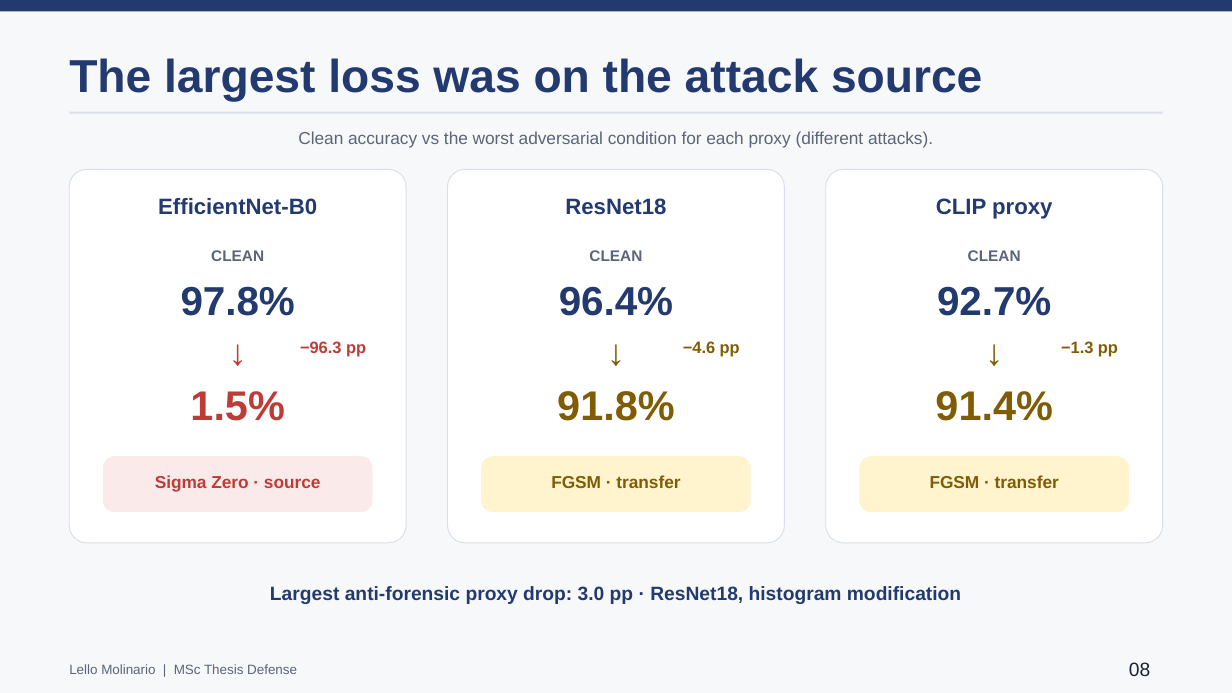
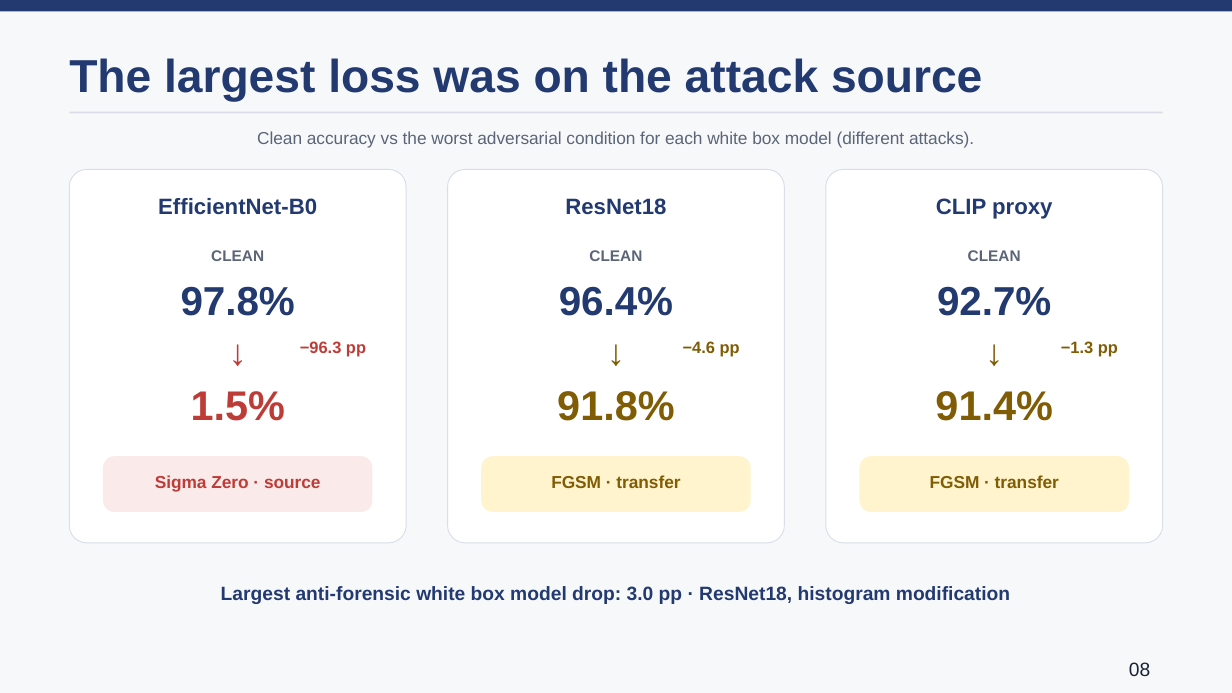
Before and after one commit to lmolinario/Molinario_Thesis_Defense_2026, a slide deck: slide 8 of Molinario_Thesis_Defense_2026.pptx. Drawn at 1232x693 pixels with LibreOffice and Linux fonts; fonts in the diff are those of the drawing. Boxes give left, top, right and bottom in pixels: in the first picture for what was removed or moved away, otherwise in the second. Text is boxed around its words. In the diff, an @@ line names an element or a change of style, - is before the commit and + after.

```diff
--- a/Molinario_Thesis_Defense_2026.pptx
+++ b/Molinario_Thesis_Defense_2026.pptx
@@ text at [257, 131, 974, 148]: text changed @@
-Clean accuracy vs the worst adversarial condition for each proxy (different attacks).
+Clean accuracy vs the worst adversarial condition for each white box model (different attacks).
@@ text at [221, 586, 1010, 604]: text changed @@
-Largest anti-forensic proxy drop: 3.0 pp · ResNet18, histogram modification
+Largest anti-forensic white box model drop: 3.0 pp · ResNet18, histogram modification
@@ text removed at [69, 664, 297, 674] @@
-Lello Molinario | MSc Thesis Defense
```
Also in this commit, not shown: 20 other slides changed, 1 other file.
